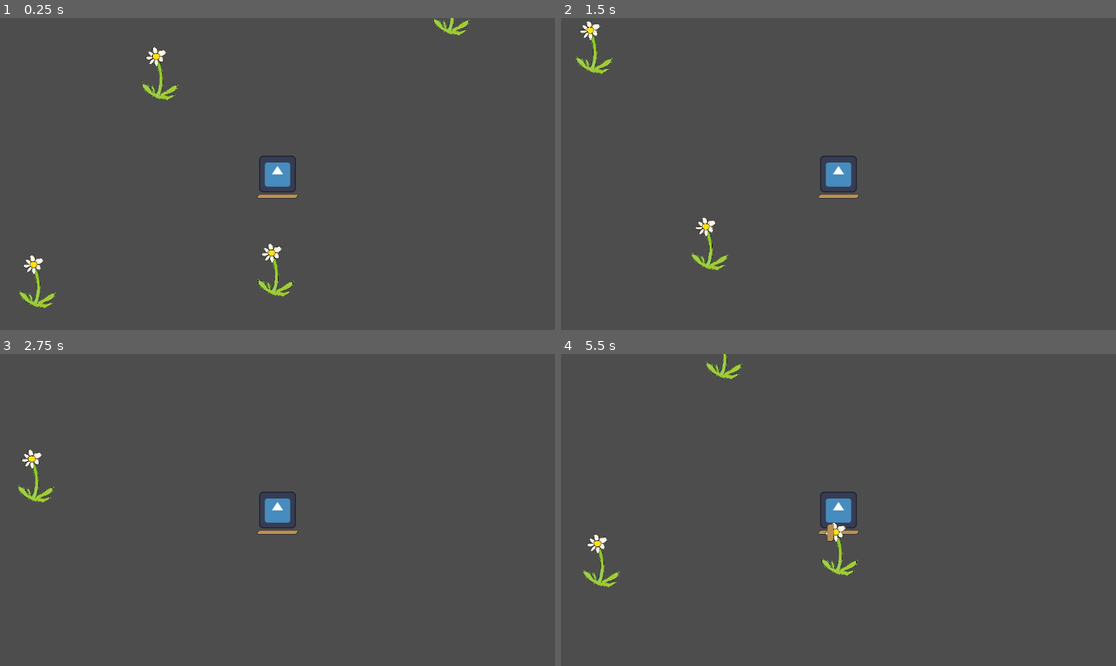
Above: before the commit, frames 1-4 (two rows, left to right).
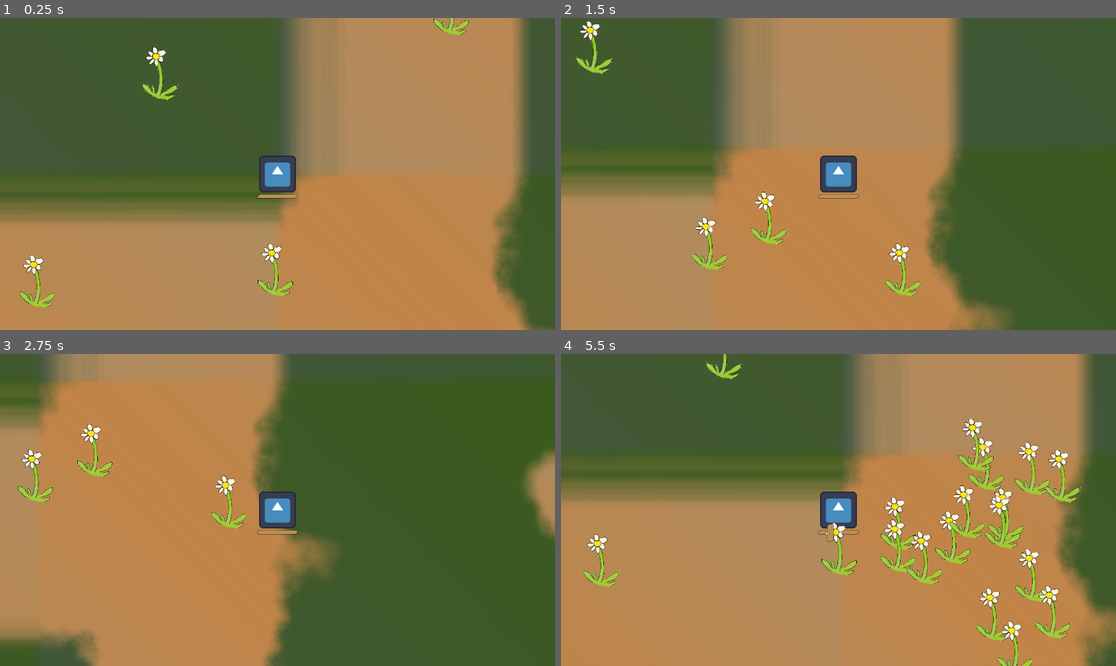
Above: after the commit, the same moments.

Repository: cbennetts1993/DropBearJam
Game: Godot game, scene res://main.tscn
Same seed, same stepped clock (60 frames per second), same inputs: the game is played once before the commit and once after it. The engine's default icon, where the game draws it, is replaced by a stand-in: a white triangle on a blue panel in a dark square.
Inputs:
- Up to frame 1 (0.25 s): no input
- Up to frame 2 (1.5 s): tap Enter at 0.5 s; hold D (input_right) 0.53-1.28 s; hold E (input_accept) 0.53-1.28 s; hold S (input_down) from 1.28 s (still down); tap E (input_accept) at 1.35 s
- Up to frame 3 (2.75 s): release S (input_down) at 2.03 s; hold D (input_right) from 2.03 s (still down); hold E (input_accept) from 2.03 s (still down)
- Up to frame 4 (5.5 s): release D (input_right) at 2.78 s; release E (input_accept) at 2.78 s; hold W (input_up) 2.78-3.53 s; tap E (input_accept) at 2.85, 4.35 s; hold E (input_accept) 3.53-4.28 s; hold A (input_left) 3.53-5.03 s; hold S (input_down) from 5.03 s (still down); hold E (input_accept) from 5.03 s (still down)

The runs differ from the first frame. In frame 1, 92% of the frame differs, in the area x 0-100%, y 0-100%; in frame 2, 92%; in frame 3, 96%; in frame 4, 93%.
Error before the commit: Invalid call. Nonexistent function '_on_position_update' in base 'Node'. (res://media/units/player.gd:34)

Commit message:
refactored chunk system and built spawn management system

Diff:
--- a/level_manager.tscn
+++ b/level_manager.tscn
@@ -1,10 +1,16 @@
-[gd_scene load_steps=3 format=3 uid="uid://by3elnh0570ij"]
+[gd_scene load_steps=5 format=3 uid="uid://by3elnh0570ij"]
 
 [ext_resource type="Script" uid="uid://blq2bx4vkxgja" path="res://scripts/Level/level_manager.gd" id="1_fvluo"]
 [ext_resource type="Script" uid="uid://6isrbwfx3es0" path="res://scripts/Level/spawn_manager.gd" id="2_3maf5"]
+[ext_resource type="Texture2D" uid="uid://f5gmtv20hpbu" path="res://media/world/world_terrain_noise.tres" id="3_gpfvb"]
+[ext_resource type="PackedScene" uid="uid://xs3l4351642b" path="res://media/units/flower.tscn" id="3_k1abw"]
 
-[node name="ChunkManager" type="Node"]
+[node name="ChunkManager" type="Node" node_paths=PackedStringArray("spawn_manager")]
 script = ExtResource("1_fvluo")
+render_distance = 2
+spawn_manager = NodePath("SpawnManager")
 
 [node name="SpawnManager" type="Node" parent="."]
 script = ExtResource("2_3maf5")
+object_scene = ExtResource("3_k1abw")
+noise_test = ExtResource("3_gpfvb")
--- a/media/units/player.gd
+++ b/media/units/player.gd
@@ -31,4 +31,4 @@
 
 
 func _on_timer_timeout() -> void:
-	ChunkManager._on_position_update(global_position)
+	ChunkManager._update_chunks(global_position)
--- a/media/units/player.tscn
+++ b/media/units/player.tscn
@@ -15,6 +15,8 @@
 [ext_resource type="Script" uid="uid://cl1or65s65117" path="res://media/stats/EnergyDecay.gd" id="11_rhrot"]
 [ext_resource type="Script" uid="uid://b2raehyv8krui" path="res://media/stats/MovementSpeed.gd" id="12_q5bds"]
 [ext_resource type="Script" uid="uid://5etvnhv1kmkt" path="res://scripts/Interactables/interaction_component.gd" id="14_0l0ek"]
+[ext_resource type="Shader" uid="uid://danyvui8rfmim" path="res://scripts/shaders/world_terrain_shader.gdshader" id="16_eof25"]
+[ext_resource type="Texture2D" uid="uid://f5gmtv20hpbu" path="res://media/world/world_terrain_noise.tres" id="17_rhrot"]
 
 [sub_resource type="RectangleShape2D" id="RectangleShape2D_4ste2"]
 size = Vector2(128, 128)
@@ -67,6 +69,26 @@
 default_value = 0.0
 name = &""
 metadata/_custom_type_script = "uid://3rlociy7gym4"
+
+[sub_resource type="Gradient" id="Gradient_q5bds"]
+offsets = PackedFloat32Array(0, 0.517647, 1)
+colors = PackedColorArray(0.705882, 0.564706, 0.396078, 1, 0.789172, 0.525711, 0.284872, 1, 0.705882, 0.564706, 0.396078, 1)
+
+[sub_resource type="GradientTexture2D" id="GradientTexture2D_312ix"]
+gradient = SubResource("Gradient_q5bds")
+fill_from = Vector2(0, 1)
+
+[sub_resource type="Gradient" id="Gradient_wpk3h"]
+colors = PackedColorArray(0.258824, 0.337255, 0.262745, 1, 0.227968, 0.356452, 0.0976236, 1)
+
+[sub_resource type="GradientTexture2D" id="GradientTexture2D_dgh3x"]
+gradient = SubResource("Gradient_wpk3h")
+fill_from = Vector2(0, 1)
+
+[sub_resource type="ShaderMaterial" id="ShaderMaterial_y6uqb"]
+shader = ExtResource("16_eof25")
+shader_parameter/grass_texture = SubResource("GradientTexture2D_dgh3x")
+shader_parameter/dirt_texture = SubResource("GradientTexture2D_312ix")
 
 [node name="Player" type="CharacterBody2D" node_paths=PackedStringArray("input_component", "stat_component", "state_machine")]
 collision_layer = 3
@@ -143,6 +165,11 @@
 wait_time = 0.2
 autostart = true
 
+[node name="Sprite2D2" type="Sprite2D" parent="."]
+z_index = -1
+material = SubResource("ShaderMaterial_y6uqb")
+texture = ExtResource("17_rhrot")
+
 [connection signal="accept_pressed" from="Components/InputComponent" to="InteractionComponent2D" method="_on_interact_pressed"]
 [connection signal="accept_released" from="Components/InputComponent" to="InteractionComponent2D" method="_on_interact_released"]
 [connection signal="timeout" from="Timer" to="." method="_on_timer_timeout"]
--- /dev/null
+++ b/media/world/test_chunk.tscn
@@ -0,0 +1,27 @@
+[gd_scene load_steps=2 format=3 uid="uid://cr1seq4kqketw"]
+
+[sub_resource type="PlaceholderTexture2D" id="PlaceholderTexture2D_pbwl0"]
+size = Vector2(512, 512)
+
+[node name="Node2D" type="Node2D"]
+
+[node name="Sprite2D" type="Sprite2D" parent="."]
+texture = SubResource("PlaceholderTexture2D_pbwl0")
+
+[node name="Label" type="Label" parent="."]
+anchors_preset = 8
+anchor_left = 0.5
+anchor_top = 0.5
+anchor_right = 0.5
+anchor_bottom = 0.5
+offset_left = -20.0
+offset_top = -11.5
+offset_right = 20.0
+offset_bottom = 11.5
+grow_horizontal = 2
+grow_vertical = 2
+theme_override_colors/font_color = Color(0, 0, 0, 1)
+theme_override_font_sizes/font_size = 32
+text = "Chunk"
+horizontal_alignment = 1
+vertical_alignment = 1
--- /dev/null
+++ b/media/world/world_terrain_noise.tres
@@ -0,0 +1,22 @@
+[gd_resource type="NoiseTexture2D" load_steps=3 format=3 uid="uid://f5gmtv20hpbu"]
+
+[sub_resource type="Gradient" id="Gradient_p5x5l"]
+interpolation_mode = 2
+offsets = PackedFloat32Array(0, 0.585106, 0.685106)
+colors = PackedColorArray(0, 0, 0, 1, 0.0264066, 0.0264066, 0.0264066, 1, 0.95267, 0.95267, 0.95267, 1)
+
+[sub_resource type="FastNoiseLite" id="FastNoiseLite_p5x5l"]
+noise_type = 3
+frequency = 0.001
+fractal_lacunarity = 4.0
+fractal_weighted_strength = 1.0
+fractal_ping_pong_strength = 1.0
+
+[resource]
+width = 2048
+height = 2048
+invert = true
+seamless = true
+seamless_blend_skirt = 0.25
+color_ramp = SubResource("Gradient_p5x5l")
+noise = SubResource("FastNoiseLite_p5x5l")
--- a/project.godot
+++ b/project.godot
@@ -68,3 +68,10 @@
 
 renderer/rendering_method="gl_compatibility"
 renderer/rendering_method.mobile="gl_compatibility"
+
+[shader_globals]
+
+world_terrain_noise={
+"type": "sampler2D",
+"value": "res://media/world/world_terrain_noise.tres"
+}
--- a/scripts/Level/level_manager.gd
+++ b/scripts/Level/level_manager.gd
@@ -1,82 +1,106 @@
-extends Node2D
+extends Node
 
-const directions: = [Vector2i(1,1), Vector2i(-1,1), Vector2i(1,-1), Vector2i(-1,-1)]
-
-## Class for holding chunk data
+## Class for storing chunk data
 class Chunk:
 	extends RefCounted
 
 	var position: Vector2i
 	var size: Vector2
-	var contents: Dictionary[Node2D, Vector2i]
+	var contents: Dictionary[Node2D, Vector2]
 
-	func _init(_position: Vector2i, _size: Vector2i, _contents: Array[Node2D] = []):
-		position = _position
-		size = _size
+	func _init(pos: Vector2i, size: Vector2i, contents: Array[Node2D] = []):
+		self.position = pos
+		self.size = size
 
-		for node in _contents:
-			contents[node] = node.position
+		for node in contents:
+			self.contents[node] = node.position
+
+	func get_rect() -> Rect2i:
+		return Rect2i(self.position, abs(self.size))
 
 
 ## Chunk management
 
-@export var chunk_size: = Vector2i(1024, 1024)
-@export var active_distance: int = 256
-
-var all_chunks: Dictionary[Vector2i, Chunk] = {}
-var current_chunks: Array[Chunk]
-
-var last_update_position: = Vector2.ZERO
+@export var chunk_size: = Vector2i(2048, 2048)
+@export_range(0, 10) var render_distance: int ##Steps to render
 
 
-func _on_position_update(_pos: Vector2):
-	if _pos.distance_to(last_update_position) < active_distance:
+var last_chunk_position: = Vector2i.ZERO
+var rendered_chunks: Dictionary[Vector2i, Chunk]
+
+var render_positions: Array[Vector2i]
+
+## References
+@export var spawn_manager: SpawnManager
+
+func _ready():
+	_initialize()
+
+
+func _initialize():
+	for x in range(-render_distance, render_distance + 1):
+		for y in range(-render_distance, render_distance + 1):
+			render_positions.append(Vector2i(x, y))
+
+	for position in render_positions:
+		rendered_chunks[position] = Chunk.new(position, chunk_size)
+
+
+func get_rendered_chunks(_pos: Vector2) -> Array[Vector2i]:
+	var chunk_position: = _world_to_chunk(_pos)
+
+	if last_chunk_position == chunk_position:
+		return []
+
+	last_chunk_position = chunk_position
+
+
+	var updated_chunks: Array[Vector2i] = []
+
+	for render in render_positions:
+		var position = chunk_position + render
+		updated_chunks.append(position)
+
+	return updated_chunks
+
+
+func _update_chunks(_pos: Vector2):
+	var chunk_pos = _world_to_chunk(_pos)
+
+	var valid_chunks = get_rendered_chunks(_pos)
+	if valid_chunks.is_empty():
 		return
 
-	var chunk_position = _world_to_chunk(_pos)
+	var to_discard: Array[Vector2i] = []
+	var to_add: Array[Vector2i] = []
 
-	if !all_chunks.has(chunk_position):
-		var new_chunk = _create_chunk(chunk_position, chunk_size)
-		_place_chunk(new_chunk)
+	for pos in rendered_chunks:
+		var discard = !valid_chunks.has(pos)
+		if discard:
+			#print("discarded chunk: ", pos)
+			to_discard.append(pos)
 
-	var updated_chunks: Array[Chunk] = [all_chunks.get(chunk_position)]
+	## Remove discarded chunks and despawn objects within them
+	for pos in to_discard:
+		var chunk = rendered_chunks.get(pos)
+		for content in chunk.contents:
+			spawn_manager.despawn_node(content)
+		rendered_chunks.erase(pos)
 
-	for dir in directions:
-		var active_direction = chunk_position + (dir * chunk_size)
-		var chunk_to_place: Chunk = all_chunks.get(active_direction)
+	for pos in valid_chunks:
+		var is_new = !rendered_chunks.has(pos)
+		if is_new == true:
+			#print("added chunk: ", pos)
+			to_add.append(pos)
 
-		if chunk_to_place == null:
-			var new_chunk = _create_chunk(active_direction, chunk_size)
-			all_chunks[new_chunk.position] = new_chunk
-			chunk_to_place = new_chunk
-
-
-		updated_chunks.append(chunk_to_place)
-
-		if !current_chunks.has(chunk_to_place):
-			_place_chunk(chunk_to_place)
-
-	for chunk in current_chunks:
-		if !updated_chunks.has(chunk):
-			_remove_chunk(chunk)
-
-
-
-func _create_chunk(_pos: Vector2i, _size: Vector2i = chunk_size, _contents: Array[Node2D] = []) -> Chunk:
-	#Determine contents
-	var new: = Chunk.new(_pos, _size, _contents)
-	all_chunks[new.position] = new
-	return new
-
-
-func _place_chunk(chunk: Chunk):
-	#spawn_contents(chunk.contents)
-	current_chunks.append(chunk)
-
-
-func _remove_chunk(chunk: Chunk):
-	#despawn_contents(chunk.contents)
-	current_chunks.erase(chunk)
+	## Add in new chunks and spawn contents for them
+	for pos in to_add:
+		var chunk = Chunk.new(pos, chunk_size)
+		rendered_chunks.set(pos, chunk)
+		var spawn_positions = spawn_manager.get_spawn_positions(chunk.get_rect())
+		for spawn in spawn_positions:
+			var spawned_node = spawn_manager.spawn_node(spawn)
+			chunk.contents.set(spawned_node, spawned_node.global_position)
 
 
 func _world_to_chunk(_pos: Vector2) -> Vector2i:
--- a/scripts/Level/spawn_manager.gd
+++ b/scripts/Level/spawn_manager.gd
@@ -1,17 +1,75 @@
-class_name SpawnManager extends Node2D
+class_name SpawnManager extends Node
+
+@export var object_scene: PackedScene
+@export var pool_size: int = 200
+var object_pool: Array[Node]
+
+@export var noise_test: NoiseTexture2D
+
+var expose_test
+
+func _ready():
+	object_pool = load_spawn_pool(object_scene, pool_size)
+
+	await get_tree().create_timer(1.0).timeout
+	expose_test = get_spawn_positions(Rect2i(Vector2i(0,0), Vector2i(1024, 1024)), noise_test)
+
+	for object in expose_test:
+		spawn_node(object)
 
 
+func load_spawn_pool(scene: PackedScene, amount: int = 100) -> Array[Node]:
+	var pool: Array[Node]
+	pool.resize(amount)
+
+	for x in amount:
+		pool[x] = scene.instantiate()
+
+	return pool
 
 
-func spawn(node: Node2D, _global_pos: Vector2 = node.global_position):
-	var node_owner: = node.owner
-	node_owner.add_child(node)
-	node.global_position = _global_pos
+func get_spawn_positions(rect: Rect2i, noise: NoiseTexture2D = noise_test, density: float = 0.002) -> Array[Vector2]:
+
+	var max_samples: int = 32
+	var spawn_points: Array[Vector2]
+	var max_spawns: int = density * rect.size.length()
 
 
-func despawn(node: Node2D):
-	node.reparent(self, true)
+	var image: = noise.get_image()
+	var image_size: = image.get_size()
 
 
-func destroy(node: Node2D):
-	node.queue_free()
+	for x in max_samples:
+
+		var rand_vector = Vector2(randf(), randf())
+		var spawn_position = Vector2(rect.position) + (rand_vector * Vector2(rect.size))
+		var sample_position = Vector2(
+			wrapf(spawn_position.x, 0.0, image_size.x),
+			wrapf(spawn_position.y, 0.0, image_size.y)
+		)
+
+		var chance = image.get_pixelv(sample_position).r
+
+		if randf() <= chance:
+			spawn_points.append(spawn_position)
+
+		if spawn_points.size() >= max_spawns:
+			break
+
+	return spawn_points
+
+
+func spawn_node(at_position: Vector2) -> Node:
+	if object_pool.is_empty():
+		var new_object: = object_scene.instantiate()
+		object_pool.append(new_object)
+
+	var spawn = object_pool.pop_back()
+	var current_scene = get_tree().current_scene
+	current_scene.add_child(spawn)
+	spawn.global_position = at_position
+	return spawn
+
+func despawn_node(node: Node):
+	object_pool.push_back(node)
+	node.get_parent().remove_child(node)
--- /dev/null
+++ b/scripts/shaders/world_terrain_shader.gdshader
@@ -0,0 +1,22 @@
+shader_type canvas_item;
+
+uniform sampler2D grass_texture: repeat_enable;
+uniform sampler2D dirt_texture: repeat_enable;
+
+global uniform sampler2D world_terrain_noise: repeat_enable;
+varying vec2 world_UV;
+
+void vertex() {
+	world_UV = (MODEL_MATRIX*vec4(VERTEX, 0.0, 1.0)).xy;
+}
+
+void fragment() {
+	vec2 size_correction = vec2(textureSize(world_terrain_noise, 0));
+	float value = texture(world_terrain_noise, world_UV/size_correction).r;
+
+	vec4 dirt_color = texture(dirt_texture, world_UV/size_correction);
+	vec4 grass_color = texture(grass_texture, world_UV/size_correction);
+
+	vec4 color = mix(grass_color, dirt_color, value);
+	COLOR = color;
+}
--- a/scripts/state_machine/PlayerStateMachine/player_move_state.gd
+++ b/scripts/state_machine/PlayerStateMachine/player_move_state.gd
@@ -2,6 +2,7 @@
 
 @onready var idle_state: PlayerState = actor.state_machine.idle_state
 @onready var input_component: InputComponent = actor.input_component
+
 
 func _update(delta: float):
 
Not shown: 1 places in media/units/player.tscn that only renumber resources
Not shown, added: scripts/shaders/world_terrain_shader.gdshader.uid
